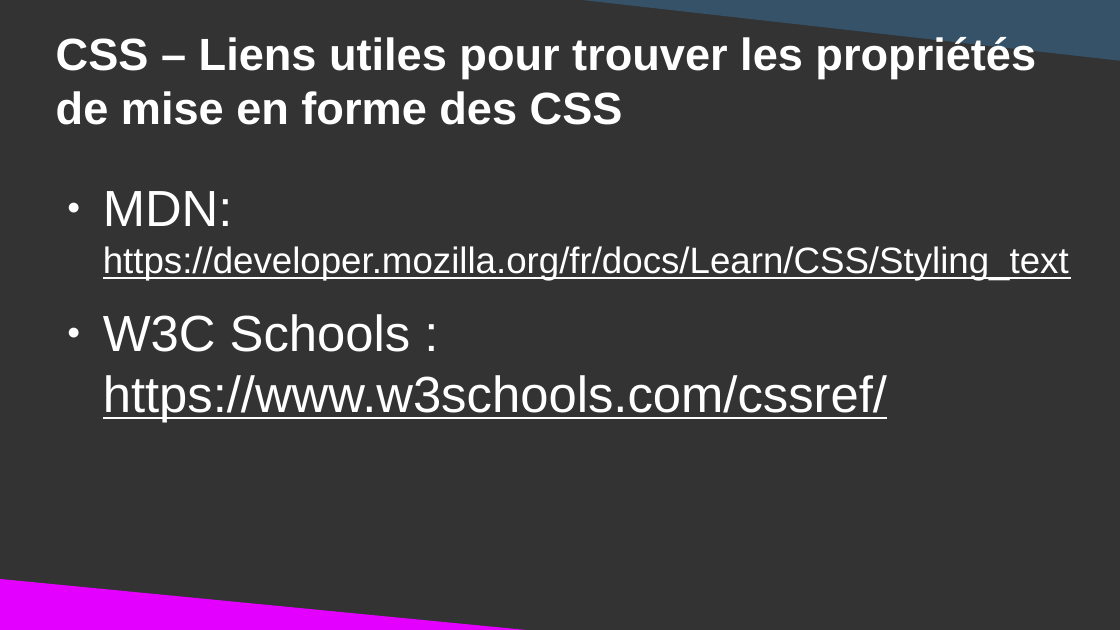
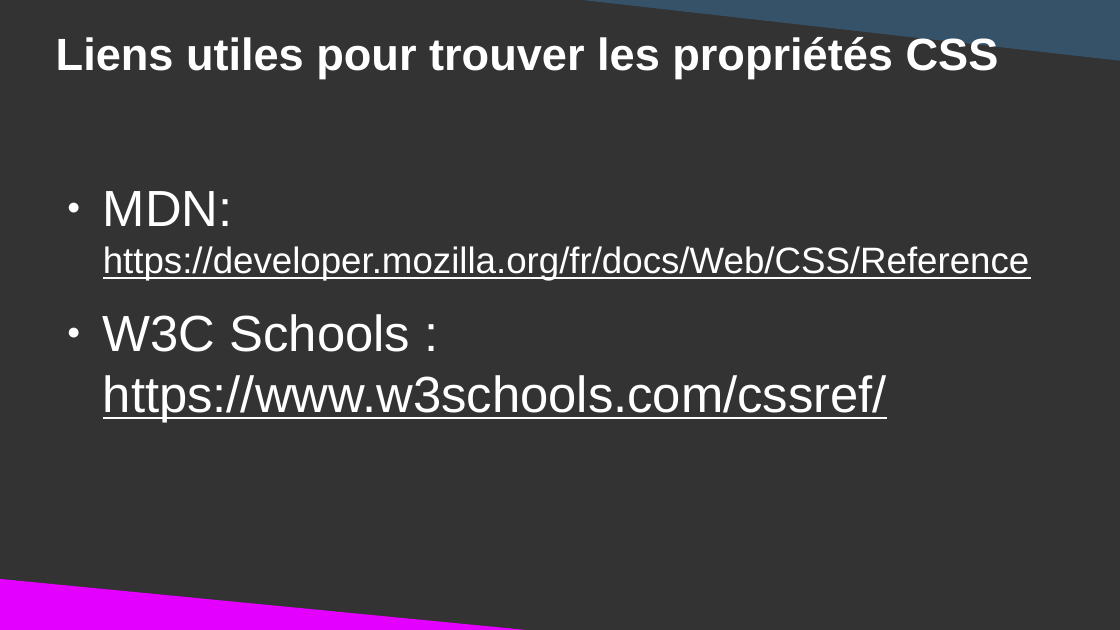
Before and after one commit to DanYellow/cours, a slide deck: slide 86 of integration-web-s1/travaux-pratiques/numero-3/presentation.odp. Drawn at 1120x630 pixels with LibreOffice and Linux fonts; fonts in the diff are those of the drawing. Boxes give left, top, right and bottom in pixels: in the first picture for what was removed or moved away, otherwise in the second. Text is boxed around its words. In the diff, an @@ line names an element or a change of style, - is before the commit and + after.

```diff
--- a/integration-web-s1/travaux-pratiques/numero-3/presentation.odp
+++ b/integration-web-s1/travaux-pratiques/numero-3/presentation.odp
@@ title at (x1=56, y1=34, x2=999, y2=78): text changed @@
-CSS – Liens utiles pour trouver les propriétés de mise en forme des CSS
+Liens utiles pour trouver les propriétés CSS
@@ text at (x1=103, y1=191, x2=1030, y2=280): text changed @@
-● MDN:
-  https://developer.mozilla.org/fr/docs/Learn/CSS/Styling_text
+● MDN:
+  https://developer.mozilla.org/fr/docs/Web/CSS/Reference
```
Also in this commit, not shown: 48 other slides changed, 1 slide added, 1 slide removed, 3 other files.
